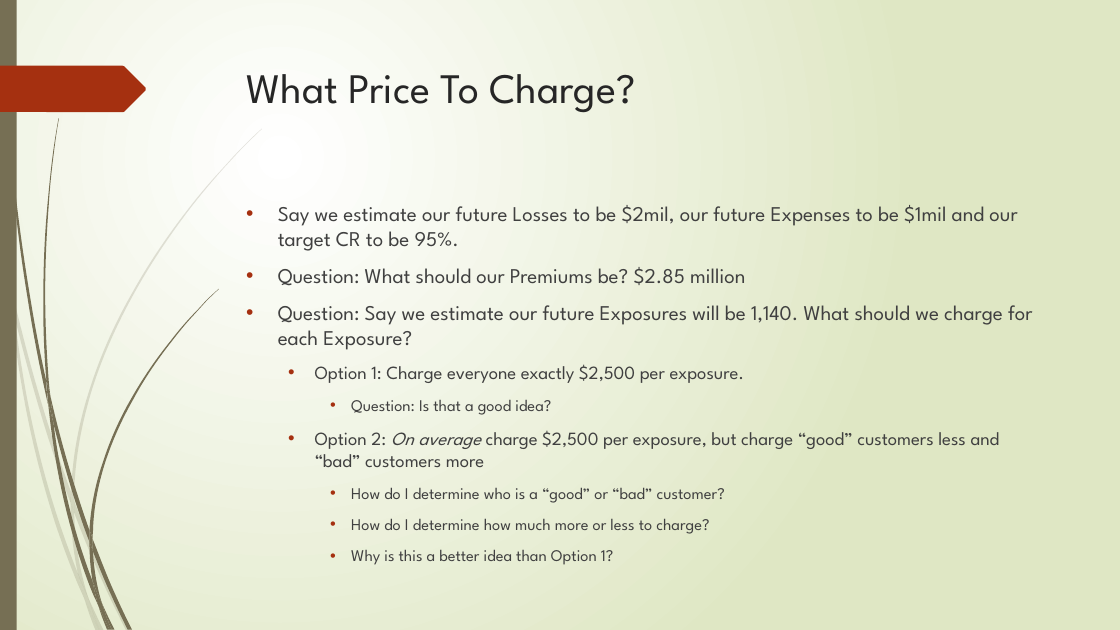
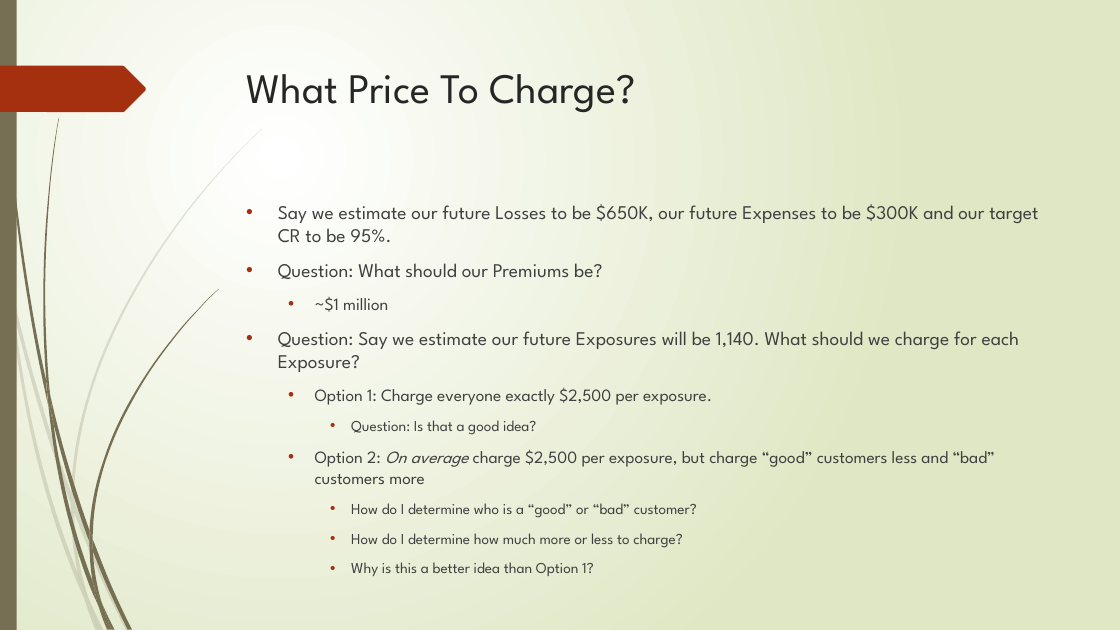
Before and after one commit to joewarth/actuarial_data_science_intro, a slide deck: slide 6 of presentation/Pricing Modeling Presentation.pptx (slide 7 before the commit). Drawn at 1120x630 pixels with LibreOffice and Linux fonts; fonts in the diff are those of the drawing. Boxes give left, top, right and bottom in pixels: in the first picture for what was removed or moved away, otherwise in the second. Text is boxed around its words. In the diff, an @@ line names an element or a change of style, - is before the commit and + after.

```diff
--- a/presentation/Pricing Modeling Presentation.pptx
+++ b/presentation/Pricing Modeling Presentation.pptx
@@ text at box(278, 204, 1038, 312): text changed; size 18 to 16.6 pt @@
-• Say we estimate our future Losses to be $2mil, our future Expenses to be $1mil and our target CR to be 95%.
-• Question: What should our Premiums be? $2.85 million
+• Say we estimate our future Losses to be $650K, our future Expenses to be $300K and our target CR to be 95%.
+• Question: What should our Premiums be?
+  • ~$1 million
@@ text at box(278, 331, 1019, 548): size 18 to 16.6 pt in "Question: Say we estimate our future Exposures ..."; size 16 to 14.8 pt in "Option 1: Charge everyone exactly $2,500 per ...", "Option 2: On average charge $2,500 per ..."; size 14 to 12.9 pt in "Question: Is that a good idea?", "How do I determine who is a ...", "How do I determine how much more ...", "Why is this a better idea than ..." @@
```
Also in this commit, not shown: 1 slide removed.
